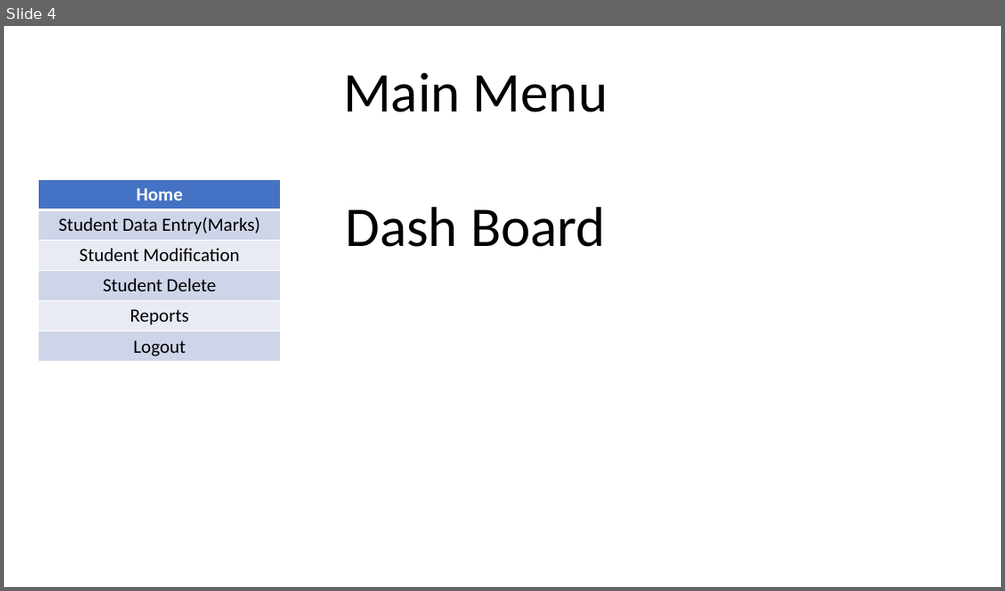
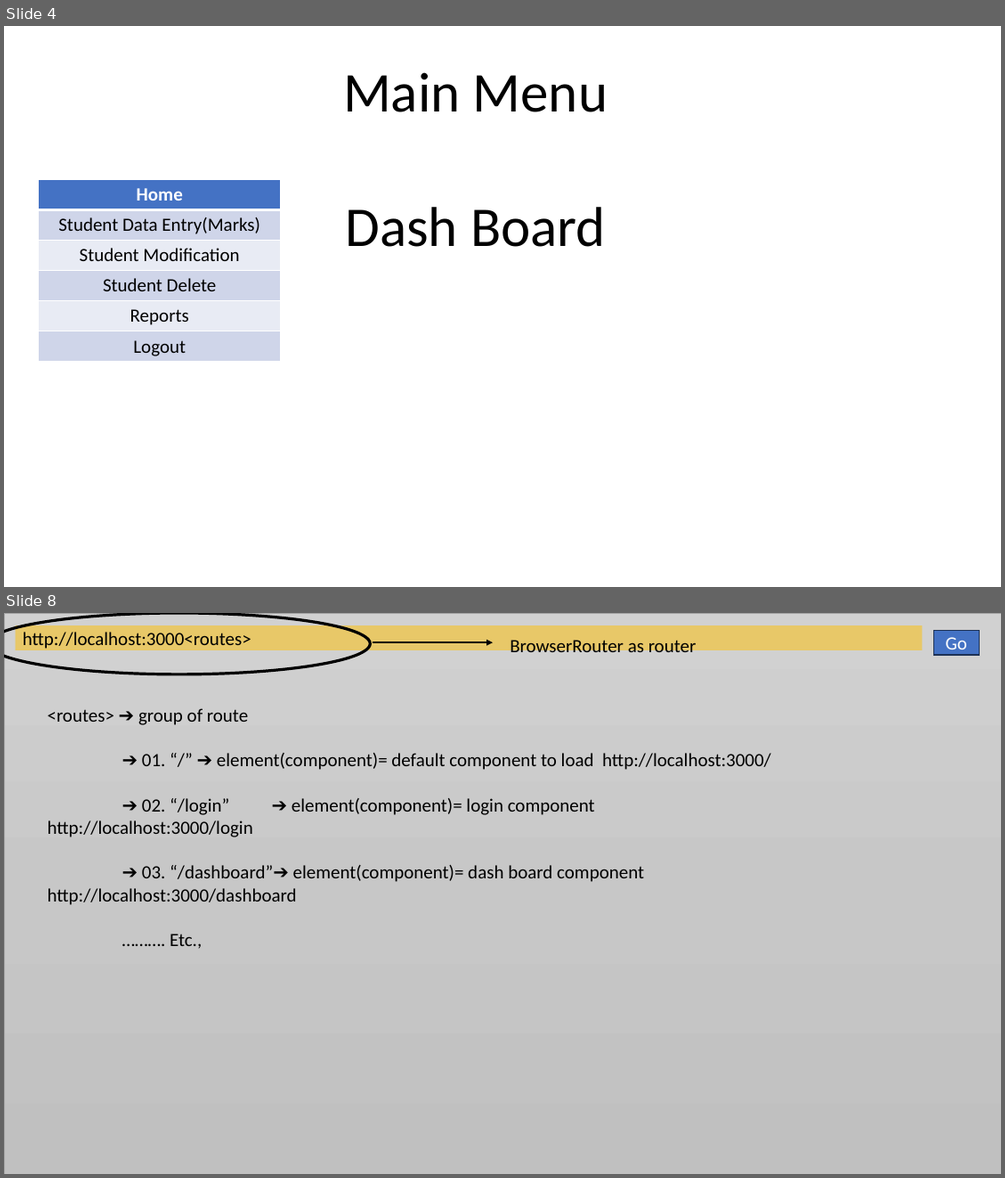
Before and after one commit to phanikumar1666/student_react_project, a slide deck: project.pptx. Shown one above the other, each under a label of ours: slide 4 before the commit, slides 4 and 8 after it; the slides between them are not shown. The pictures are 1005x591 and 1005x1178 pixels, drawn with LibreOffice and Linux fonts; fonts in the diff are those of the drawing. Boxes give left, top, right and bottom in pixels: in the first picture for what was removed or moved away, otherwise in the second. Text is boxed around its words. In the diff, an @@ line names an element or a change of style, - is before the commit and + after.

```diff
--- a/project.pptx
+++ b/project.pptx
@@ slide 8 added at (x1=4, y1=613, x2=1001, y2=1174), background #FFFFFF @@
@@ rectangle added at (x1=4, y1=613, x2=1001, y2=1174), fill gradient #D2D2D2 to #C8C8C8 to #C0C0C0, outline #A5A5A5 0.5 pt @@
@@ ellipse added at (x1=4, y1=613, x2=371, y2=674), outline #000000 2.75 pt @@
@@ rectangle added at (x1=16, y1=625, x2=922, y2=650), fill #FFC000 at 50% opacity, 18 pt, text #000000 @@
+http://localhost:3000<routes>
@@ rectangle added at (x1=933, y1=630, x2=979, y2=655), fill #4472C4, outline #1E3256 1 pt, 18 pt, text #FFFFFF @@
+Go
@@ arrow added from (372, 643) to (493, 643), #000000 1.5 pt @@
@@ text added at (x1=510, y1=640, x2=696, y2=657), 18 pt, text #000000 @@
+BrowserRouter as router
@@ text added at (x1=48, y1=708, x2=771, y2=949), 18 pt, text #000000 @@
+<routes> ➔ group of route
+➔ 01. “/” ➔ element(component)= default component to load http://localhost:3000/
+➔ 02. “/login” ➔ element(component)= login component
+http://localhost:3000/login
+➔ 03. “/dashboard”➔ element(component)= dash board component
+http://localhost:3000/dashboard
+………. Etc.,
```
Also in this commit, not shown: 1 slide changed, 10 other slides added, 12 other files.
